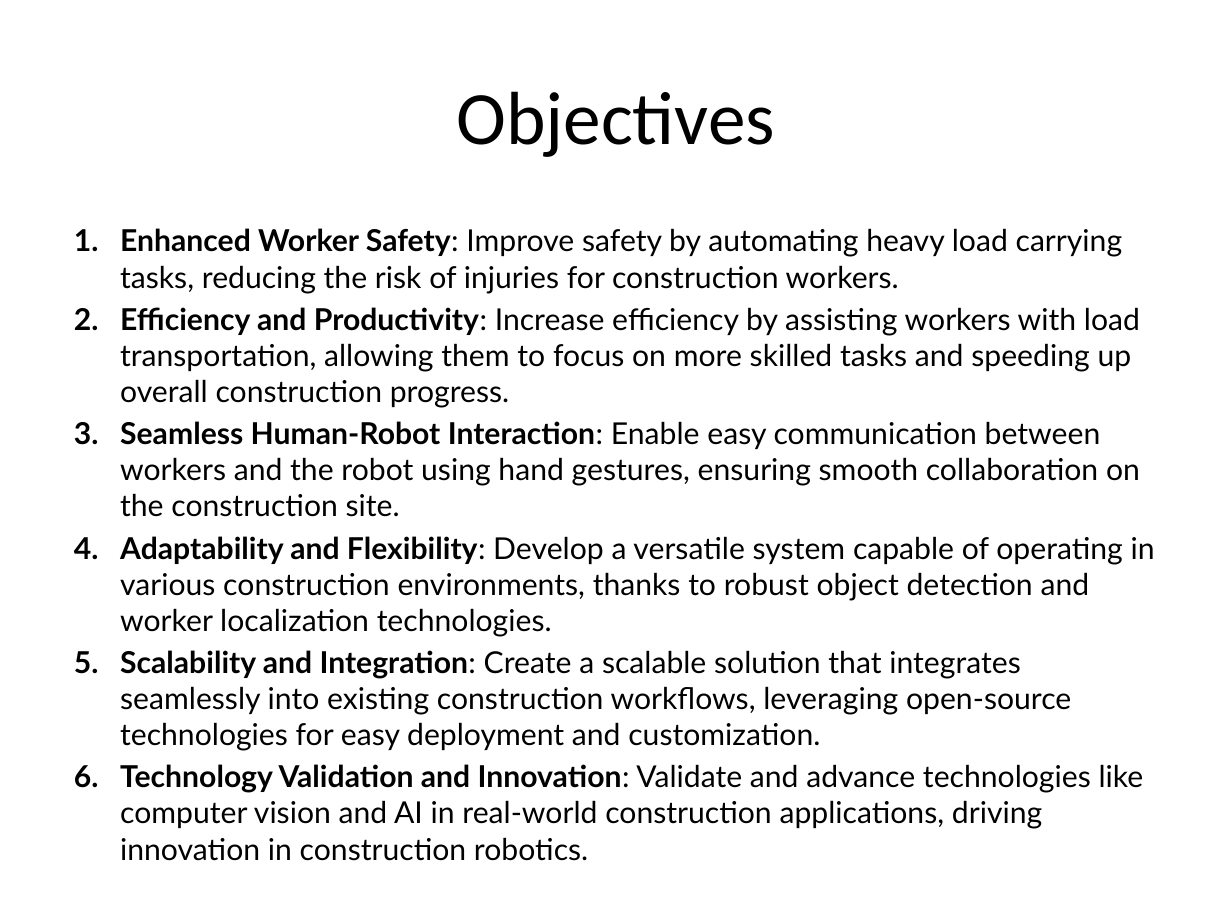
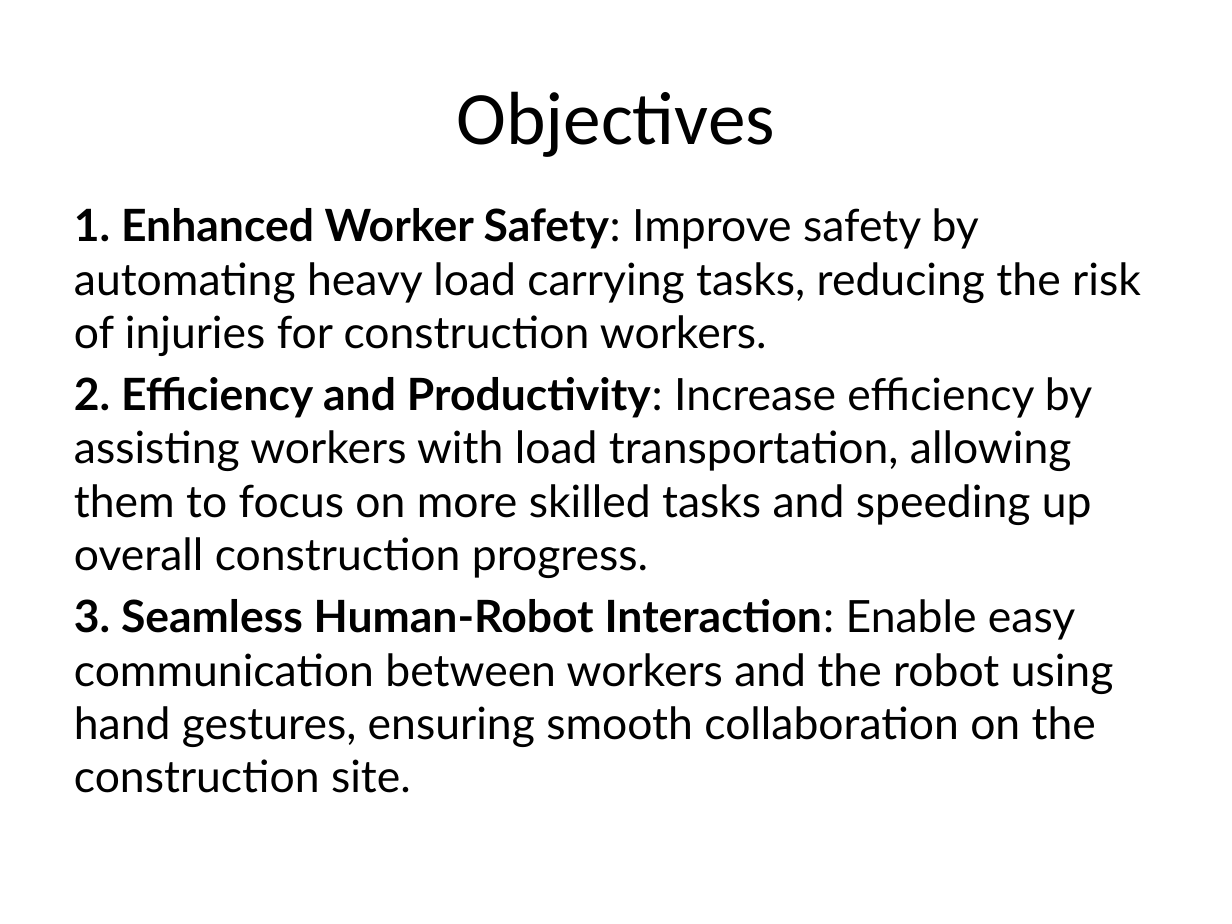
Before and after one commit to Dawn-Of-Justice/ACAV, a slide deck: slide 6 of MiniProj.pptx. Drawn at 1232x924 pixels with LibreOffice and Linux fonts; fonts in the diff are those of the drawing. Boxes give left, top, right and bottom in pixels: in the first picture for what was removed or moved away, otherwise in the second. Text is boxed around its words. In the diff, an @@ line names an element or a change of style, - is before the commit and + after.

```diff
--- a/MiniProj.pptx
+++ b/MiniProj.pptx
@@ text at (74,208,1141,793): text changed; size 17.6 to 26 pt @@
-1. Enhanced Worker Safety: Improve safety by automating heavy load carrying tasks, reducing the risk of injuries for construction workers.
-2. Efficiency and Productivity: Increase efficiency by assisting workers with load transportation, allowing them to focus on more skilled tasks and speeding up overall construction progress.
-3. Seamless Human-Robot Interaction: Enable easy communication between workers and the robot using hand gestures, ensuring smooth collaboration on the construction site.
-4. Adaptability and Flexibility: Develop a versatile system capable of operating in various construction environments, thanks to robust object detection and worker localization technologies.
-5. Scalability and Integration: Create a scalable solution that integrates seamlessly into existing construction workflows, leveraging open-source technologies for easy deployment and customization.
-6. Technology Validation and Innovation: Validate and advance technologies like computer vision and AI in real-world construction applications, driving innovation in construction robotics.
+1. Enhanced Worker Safety: Improve safety by automating heavy load carrying tasks, reducing the risk of injuries for construction workers.
+2. Efficiency and Productivity: Increase efficiency by assisting workers with load transportation, allowing them to focus on more skilled tasks and speeding up overall construction progress.
+3. Seamless Human-Robot Interaction: Enable easy communication between workers and the robot using hand gestures, ensuring smooth collaboration on the construction site.
```
Also in this commit, not shown: 3 other slides changed, 2 slides added.
